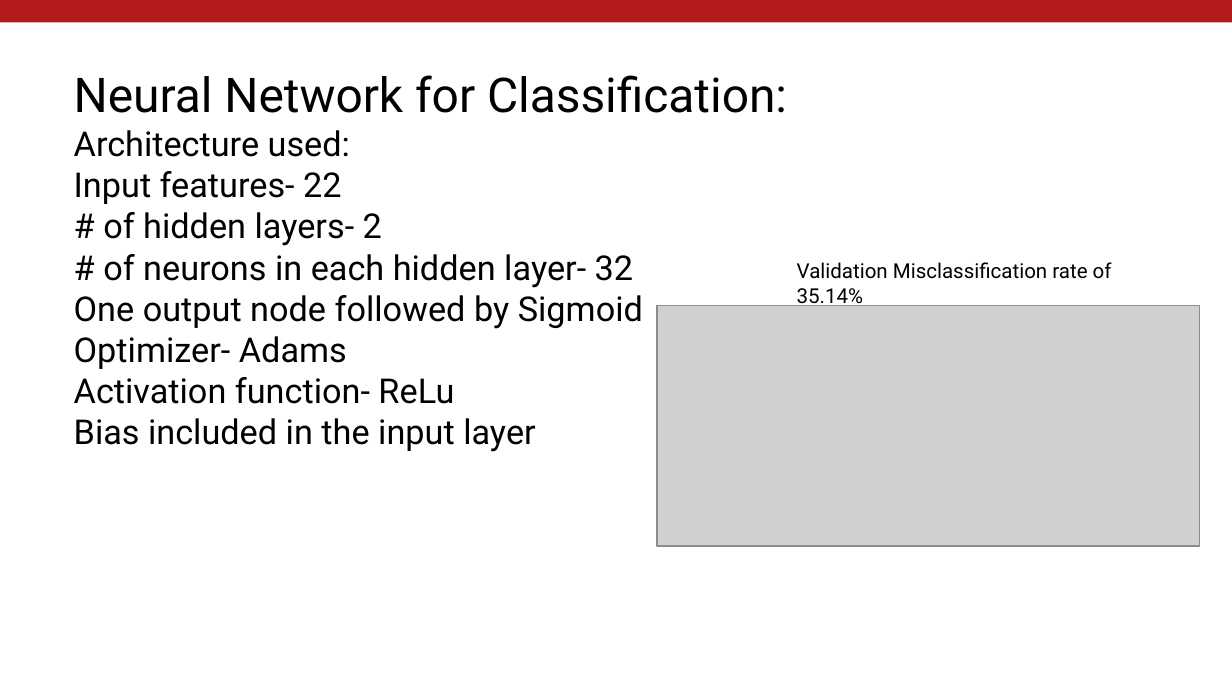
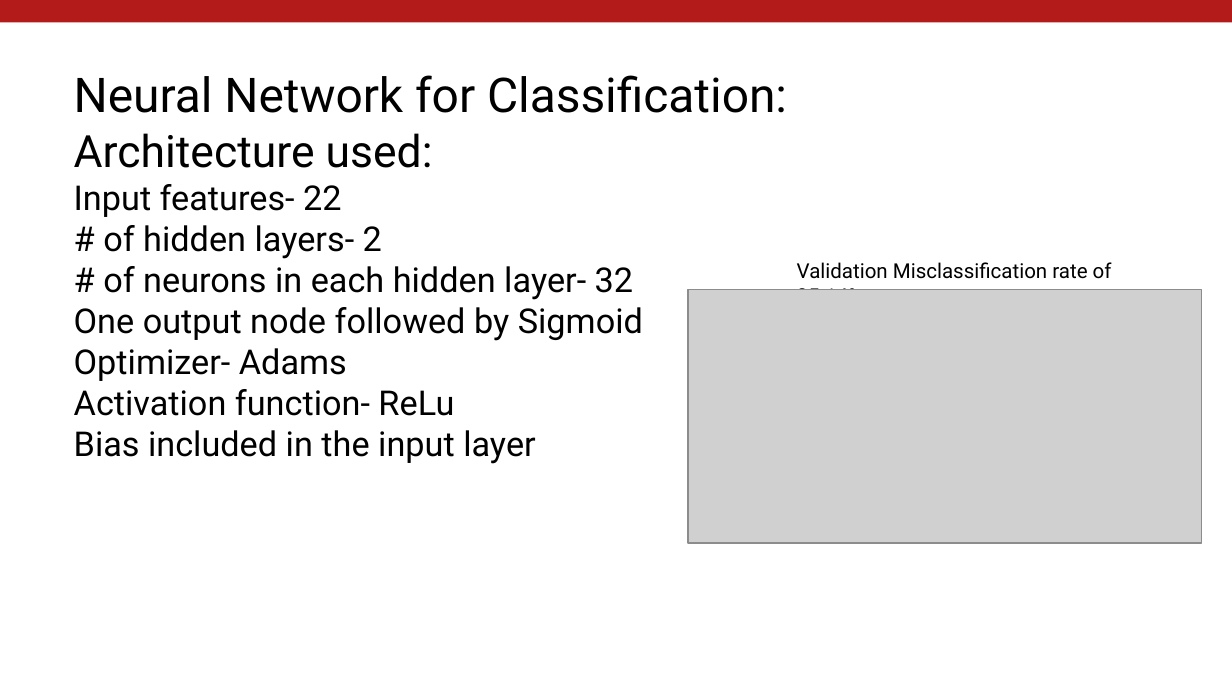
Before and after one commit to JayeshPaunikar1997/Predicting-3-Pointer-Capabilities, a slide deck: slide 12 of Project.pptx. Drawn at 1232x693 pixels with LibreOffice and Linux fonts; fonts in the diff are those of the drawing; grey boxes stand for pictures; background and template pictures are left out. Boxes give left, top, right and bottom in pixels: in the first picture for what was removed or moved away, otherwise in the second. Text is boxed around its words. In the diff, an @@ line names an element or a change of style, - is before the commit and + after.

```diff
--- a/Project.pptx
+++ b/Project.pptx
@@ text at bbox=[74, 75, 787, 217]: size 20 to 26 pt in "Architecture used:" @@
@@ picture: place and size @@
-picture at bbox=[657, 306, 1199, 546]
+picture at bbox=[687, 290, 1201, 543]
```
Also in this commit, not shown: 2 other slides changed.
